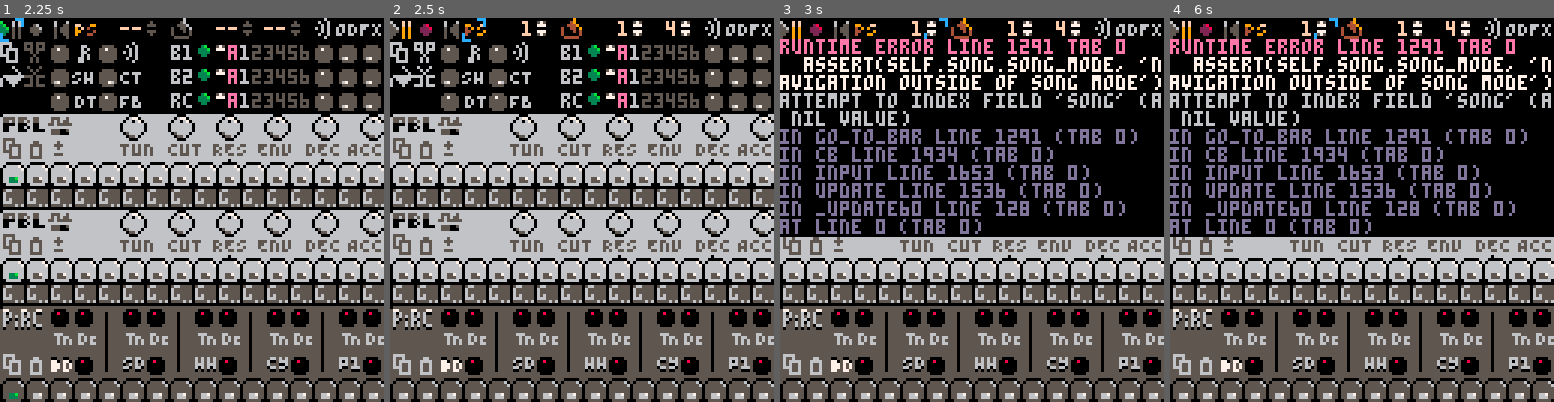
Above: before the commit, frames 1-4 (left to right).
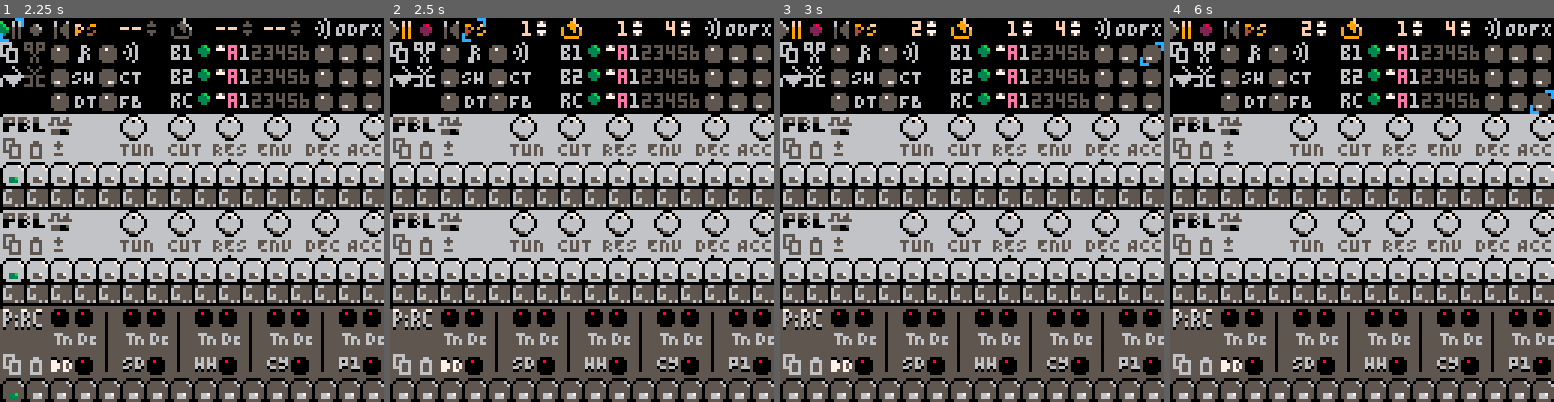
Above: after the commit, the same moments.

Repository: luchak/rp8
Game: PICO-8 cartridge pb-0x.p8
Same seed, same stepped clock (60 frames per second), same inputs: the game is played once before the commit and once after it.
Inputs:
- Up to frame 1 (2.25 s): tap X (X key) at 0.33, 0.7, 1.43 s; tap O (Z key) at 1.07, 1.8 s
- Up to frame 2 (2.5 s): hold Right from 2.33 s (still down); tap O (Z key) at 2.43 s
- Up to frame 3 (3 s): keep holding Right; tap X (X key) at 2.58 s
- Up to frame 4 (6 s): tap O (Z key) every 0.63 s from 3.07 to 5.6 s; tap X (X key) every 0.52 s from 3.1 to 5.68 s; release Right at 3.33 s; hold Right 3.38-4.22 s; hold Up 4.27-4.67 s; hold Right 4.72-5.72 s; hold Down from 5.77 s (still down)

Frame 1 is identical in both runs. In frame 2, 0.1% of the frame differs, in the area x 44-50%, y 0-6%; in frame 3, 38%; in frame 4, 38%, in the area x 0-100%, y 0-58%.
Error before the commit: runtime error line 1291 tab 0; assert(self.song.song_mode, 'navigation outside of song mode'); attempt to index field 'song' (a nil value)

Commit message:
Small bugfixes

Diff:
--- a/events.lua
+++ b/events.lua
@@ -21,7 +21,7 @@
   has_override=false,
   loop_start=1,
   loop_len=4,
-  looping=false,
+  looping=true,
   bar=1
  }
 
@@ -29,6 +29,7 @@
 
  timeline.load_bar=function(self,patch,i)
   i=i or self.bar
+  assert(type(i)=='number')
   local bar_data=self.bars[i] or copy_table(self.default_bar)
   local op=self.override_params
   self.bar_start=merge_tables(dec_byte_array(bar_data.start),op)
@@ -42,7 +43,7 @@
   end
 
   self.bar_events=map_table(bar_data.events,dec_byte_array)
-  self.bar=1
+  self.bar=i
   self.tick=1
  end
 
@@ -51,10 +52,10 @@
   local tick=self.tick
   local op=self.override_params
   if tick>16 then
-   if self.looping and self.bar==self.loop_start+self.loop_end-1 then
-    self:load_bar(next_bar,patch,self.loop_start)
+   if self.looping and self.bar==self.loop_start+self.loop_len-1 then
+    self:load_bar(patch,self.loop_start)
    else
-    self:load_bar(next_bar,patch,self.bar+1)
+    self:load_bar(patch,self.bar+1)
    end
   end
   for k,v in pairs(self.bar_events) do
--- a/pb-0x.p8
+++ b/pb-0x.p8
@@ -842,7 +842,6 @@
  end
 
  s.load_bar=function(self,i)
-  assert(self.patch)
   local tl=self.tl
   if self.song_mode then
    self.tl:load_bar(self.patch,i)
@@ -912,7 +911,7 @@
  end
 
  s.go_to_bar=function(self,bar)
-  assert(self.song.song_mode, 'navigation outside of song mode')
+  assert(self.song_mode, 'navigation outside of song mode')
   self:load_bar(mid(1,bar,999))
  end
 
@@ -1479,7 +1478,7 @@
  song_only(
   toggle_new(
    8,yp,231,232,
-   state_make_get('recording'),
+   state_make_get('tl','recording'),
    function(s) s:toggle_recording() end
   ),
   233
@@ -1488,7 +1487,7 @@
   momentary_new(
    16,yp,5,
    function()
-    state:go_to_bar(trn(state.song.looping,state.song.loop_start,1))
+    state:go_to_bar(trn(state.tl.looping,state.tl.loop_start,1))
    end
   ),
   5
